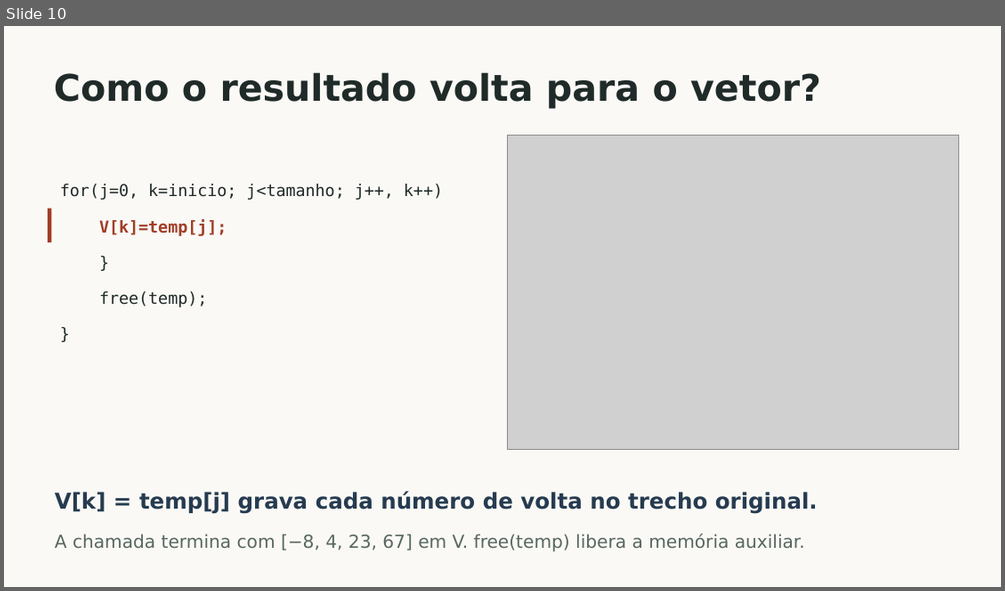
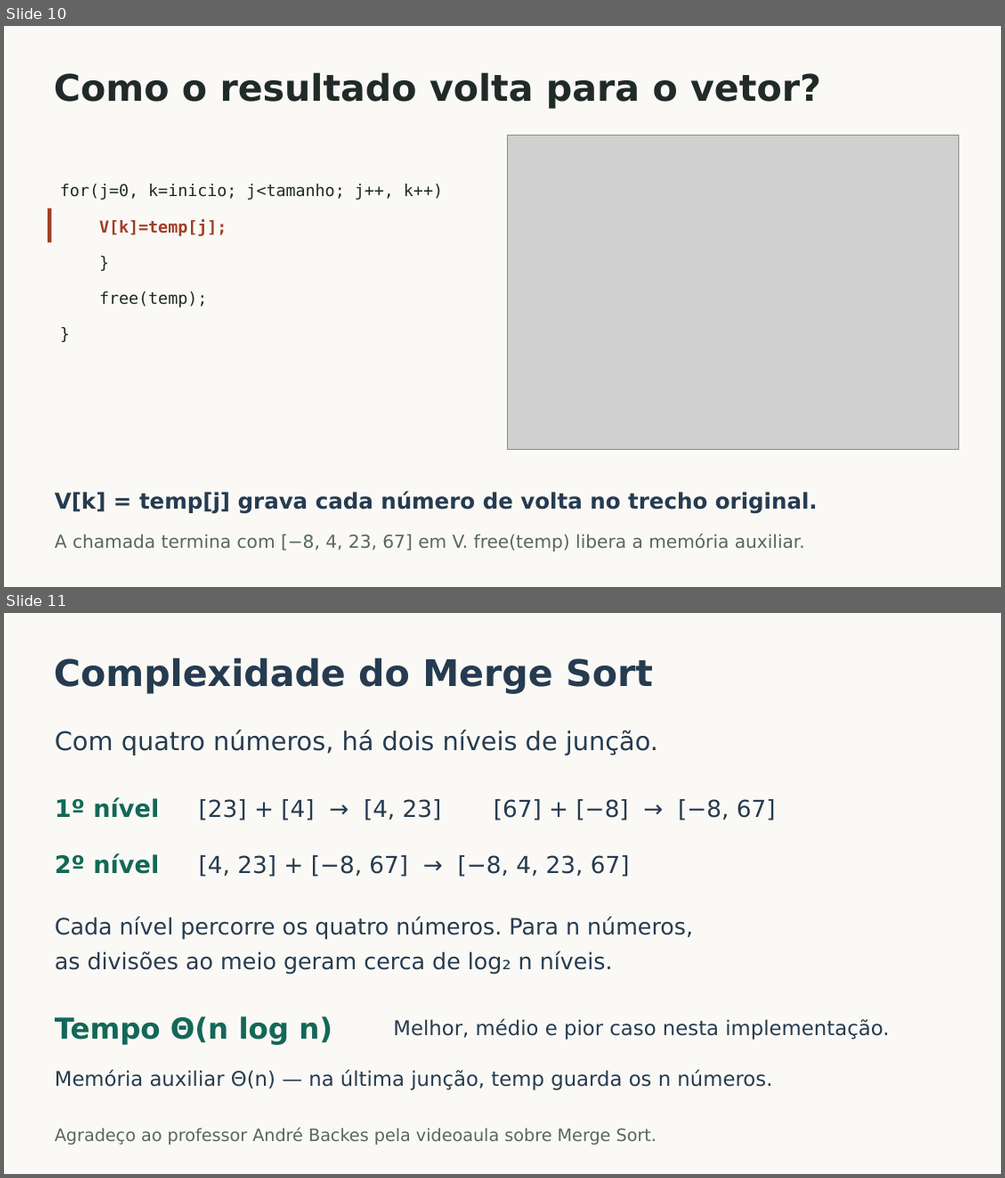
Before and after one commit to teus123321/Estudos, a slide deck: ifmt/estruturas-de-dados/Merge_Sort_em_C.pptx. Shown one above the other, each under a label of ours: slide 10 before the commit, slides 10 and 11 after it. The pictures are 1005x591 and 1005x1178 pixels, drawn with LibreOffice and Linux fonts; fonts in the diff are those of the drawing; grey boxes stand for pictures. Boxes give left, top, right and bottom in pixels: in the first picture for what was removed or moved away, otherwise in the second. Text is boxed around its words. In the diff, an @@ line names an element or a change of style, - is before the commit and + after.

Commit message:
Explica a complexidade do Merge Sort no slide final

```diff
--- a/ifmt/estruturas-de-dados/Merge_Sort_em_C.pptx
+++ b/ifmt/estruturas-de-dados/Merge_Sort_em_C.pptx
@@ slide 11 added at (4,613,1001,1174), background #FAF9F5 @@
@@ text added at (54,657,653,694), 35.2 pt, text #263B50, bold @@
+Complexidade do Merge Sort
@@ text added at (55,730,658,755), 24.8 pt, text #263B50 @@
+Com quatro números, há dois níveis de junção.
@@ text added at (55,797,159,818), 23.2 pt, text #136857, bold @@
+1º nível
@@ text added at (199,799,776,820), 22.5 pt, text #263B50 @@
+[23] + [4] → [4, 23] [67] + [−8] → [−8, 67]
@@ text added at (55,853,159,874), 23.2 pt, text #136857, bold @@
+2º nível
@@ text added at (199,855,630,876), 22.5 pt, text #263B50 @@
+[4, 23] + [−8, 67] → [−8, 4, 23, 67]
@@ text added at (55,916,693,940), 21.8 pt, text #263B50 @@
+Cada nível percorre os quatro números. Para n números,
@@ text added at (55,950,613,974), 21.8 pt, text #263B50 @@
+as divisões ao meio geram cerca de log₂ n níveis.
@@ text added at (55,1016,332,1045), 27.8 pt, text #136857, bold @@
+Tempo Θ(n log n)
@@ text added at (393,1019,889,1039), 19.5 pt, text #263B50 @@
+Melhor, médio e pior caso nesta implementação.
@@ text added at (55,1070,772,1090), 19.5 pt, text #263B50 @@
+Memória auxiliar Θ(n) — na última junção, temp guarda os n números.
@@ text added at (55,1127,656,1144), 16.5 pt, text #586761 @@
+Agradeço ao professor André Backes pela videoaula sobre Merge Sort.
```
Also in this commit, not shown: 1 slide removed.
